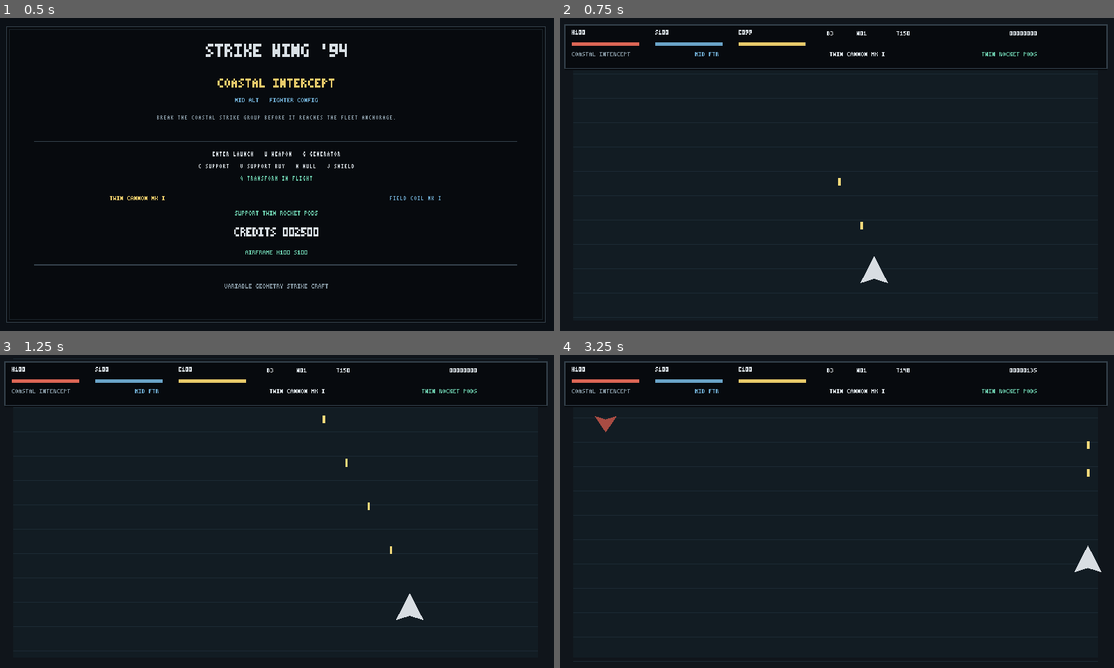
Above: before the commit, frames 1-4 (two rows, left to right).
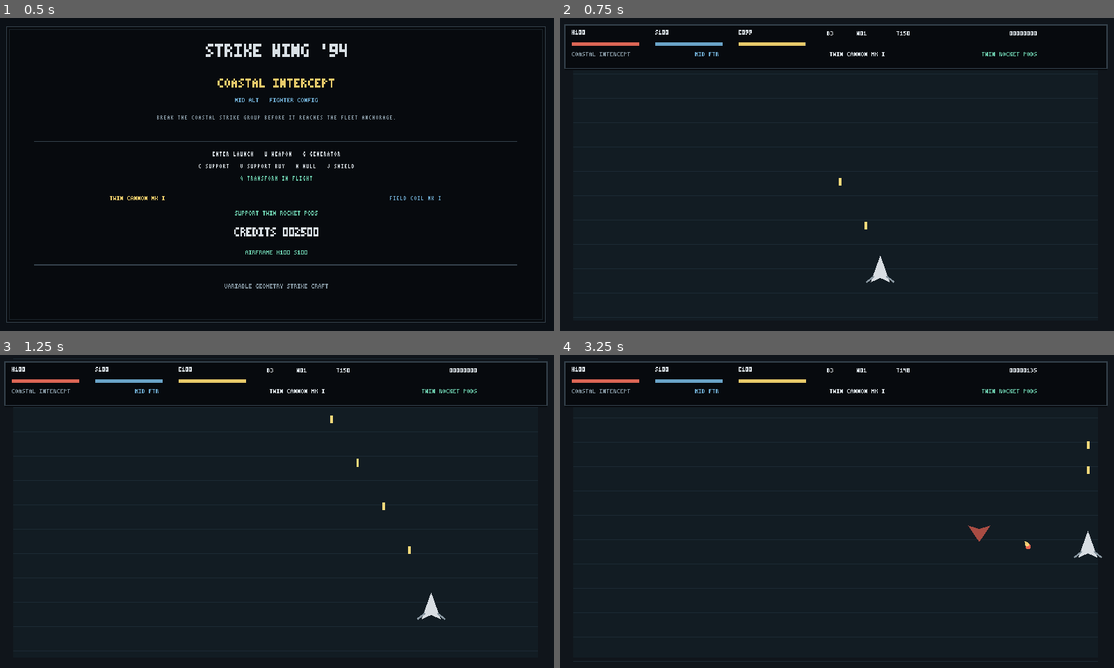
Above: after the commit, the same moments.

Repository: EVAVO-STUDIO/godot-462-strike-wing-94
Game: Godot game, scene res://scenes/main.tscn
Two runs of this game, one before a commit and one after it. Both use one fixed random seed, a clock stepped at 60 frames per second and the inputs below.
Inputs:
- Up to frame 1 (0.5 s): no input
- Up to frame 2 (0.75 s): tap Enter (confirm) at 0.5 s; hold D (move_right) from 0.53 s (still down); hold Space (fire_primary) from 0.53 s (still down)
- Up to frame 3 (1.25 s): keep holding D (move_right); keep holding Space (fire_primary)
- Up to frame 4 (3.25 s): release D (move_right) at 1.28 s; release Space (fire_primary) at 1.28 s; hold S (move_down) 1.28-2.03 s; tap Enter (confirm) at 1.35 s; tap Space (fire_primary) at 1.55, 2.85 s; tap R (restart) at 2 s; hold D (move_right) 2.03-2.78 s; hold Space (fire_primary) 2.03-2.78 s; tap C (cycle_support) at 2.1 s; hold W (move_up) from 2.78 s (still down)

Frame 1 is identical in both runs. In frame 2, 0.2% of the frame differs, in the area x 50-61%, y 51-85%; in frame 3, 0.4%; in frame 4, 0.5%, in the area x 6-98%, y 19-70%.

Commit message:
feat: integrate transforming craft forms into combat

Diff:
--- a/scripts/main.gd
+++ b/scripts/main.gd
@@ -187,6 +187,24 @@
 func _max_shield() -> int:
 	return MissionStateRules.starting_shield(_campaign_config(), 100)
 
+func _craft_float(method_name: String, fallback: float) -> float:
+	var director := get_node_or_null("/root/CraftFormDirector")
+	if director != null and director.has_method(method_name):
+		return float(director.call(method_name))
+	return fallback
+
+func _craft_form_name() -> String:
+	var director := get_node_or_null("/root/CraftFormDirector")
+	if director != null and director.has_method("current_form_name"):
+		return str(director.call("current_form_name"))
+	return "FIGHTER"
+
+func _target_damage_multiplier(enemy_class: String) -> float:
+	var director := get_node_or_null("/root/CraftFormDirector")
+	if director != null and director.has_method("target_damage_multiplier"):
+		return maxf(0.1, float(director.call("target_damage_multiplier", enemy_class)))
+	return 1.0
+
 func _start_mission() -> void:
 	mission_rng.seed = RunSeedRules.mission_seed(mission_index)
 	phase = GamePhase.PLAYING
@@ -331,7 +349,8 @@
 
 func _update_player(delta: float) -> void:
 	var movement := Input.get_vector("move_left", "move_right", "move_up", "move_down")
-	player_position += movement * PLAYER_SPEED * delta
+	var speed_mult := _craft_float("movement_multiplier", 1.0)
+	player_position += movement * PLAYER_SPEED * speed_mult * delta
 	player_position.x = clampf(player_position.x, PLAYFIELD.position.x + 12.0, PLAYFIELD.end.x - 12.0)
 	player_position.y = clampf(player_position.y, PLAYFIELD.position.y + 16.0, PLAYFIELD.end.y - 12.0)
 
@@ -342,10 +361,11 @@
 		energy = EnergyRules.consume(energy, weapon)
 		var count := maxi(1, int(weapon.get("projectiles", 1)))
 		shots_fired += count
-		var spread := float(weapon.get("spread_degrees", 0.0))
+		var spread := float(weapon.get("spread_degrees", 0.0)) * _craft_float("primary_spread_multiplier", 1.0)
+		var damage := maxi(1, int(round(float(weapon.get("damage", 1)) * _craft_float("primary_damage_multiplier", 1.0))))
 		for i in range(count):
 			var angle := 0.0 if count == 1 else deg_to_rad(lerpf(-spread, spread, float(i) / float(count - 1)))
-			bullets.append({"position":player_position + Vector2(0,-16),"velocity":Vector2.UP.rotated(angle) * float(weapon.get("projectile_speed",430.0)),"damage":int(weapon.get("damage",1))})
+			bullets.append({"position":player_position + Vector2(0,-16),"velocity":Vector2.UP.rotated(angle) * float(weapon.get("projectile_speed",430.0)),"damage":damage})
 	if Input.is_action_just_pressed("fire_secondary") and secondary_timer <= 0.0 and bombs > 0:
 		bombs -= 1
 		secondary_timer = 1.0
@@ -457,7 +477,9 @@
 		for enemy_index in range(enemies.size() - 1, -1, -1):
 			var radius_sq := 420.0 if bool(enemies[enemy_index].get("boss",false)) else 196.0
 			if bullets[bullet_index]["position"].distance_squared_to(enemies[enemy_index]["position"]) <= radius_sq:
-				enemies[enemy_index]["hp"] -= int(bullets[bullet_index]["damage"])
+				var enemy_class := str(enemies[enemy_index].get("category", "air"))
+				var applied_damage := maxi(1, int(round(float(bullets[bullet_index]["damage"]) * _target_damage_multiplier(enemy_class))))
+				enemies[enemy_index]["hp"] -= applied_damage
 				hit = true
 				shots_hit += 1
 				if int(enemies[enemy_index]["hp"]) <= 0:
@@ -468,8 +490,9 @@
 					enemies.remove_at(enemy_index)
 				break
 		if hit: bullets.remove_at(bullet_index)
+	var player_contact_radius_sq := _craft_float("collision_radius_sq", 420.0)
 	for enemy_index in range(enemies.size() - 1, -1, -1):
-		if enemies[enemy_index]["position"].distance_squared_to(player_position) <= 420.0:
+		if enemies[enemy_index]["position"].distance_squared_to(player_position) <= player_contact_radius_sq:
 			_apply_damage(24 if bool(enemies[enemy_index].get("boss",false)) else 18)
 			if not bool(enemies[enemy_index].get("boss",false)): enemies.remove_at(enemy_index)
 
@@ -614,7 +637,13 @@
 		var tone := Color("d05b4f") if is_boss else (Color("a84c43") if enemy.get("category","air") == "air" else Color("80745d"))
 		draw_colored_polygon(PackedVector2Array([e+Vector2(0,11)*size,e+Vector2(-13,-8)*size,e+Vector2(0,-4)*size,e+Vector2(13,-8)*size]),tone)
 	var p := player_position
-	draw_colored_polygon(PackedVector2Array([p+Vector2(0,-18),p+Vector2(-16,13),p+Vector2(0,8),p+Vector2(16,13)]),Color("d8dde2"))
+	if _craft_form_name() == "BOMBER":
+		draw_colored_polygon(PackedVector2Array([p+Vector2(0,-16),p+Vector2(-26,7),p+Vector2(-16,13),p+Vector2(0,7),p+Vector2(16,13),p+Vector2(26,7)]),Color("d8dde2"))
+		draw_rect(Rect2(p.x-3,p.y-10,6,18),Color("8997a1"))
+	else:
+		draw_colored_polygon(PackedVector2Array([p+Vector2(0,-19),p+Vector2(-11,12),p+Vector2(0,7),p+Vector2(11,12)]),Color("d8dde2"))
+		draw_line(p+Vector2(-7,5),p+Vector2(-16,12),Color("8997a1"),2)
+		draw_line(p+Vector2(7,5),p+Vector2(16,12),Color("8997a1"),2)
 	draw_rect(Rect2(8,8,624,52),Color("080b0f"))
 	var remaining := maxi(0,int(ceil(mission_duration-mission_time)))
 	var energy_pct := int(round(EnergyRules.normalized(energy, _active_generator()) * 100.0))
